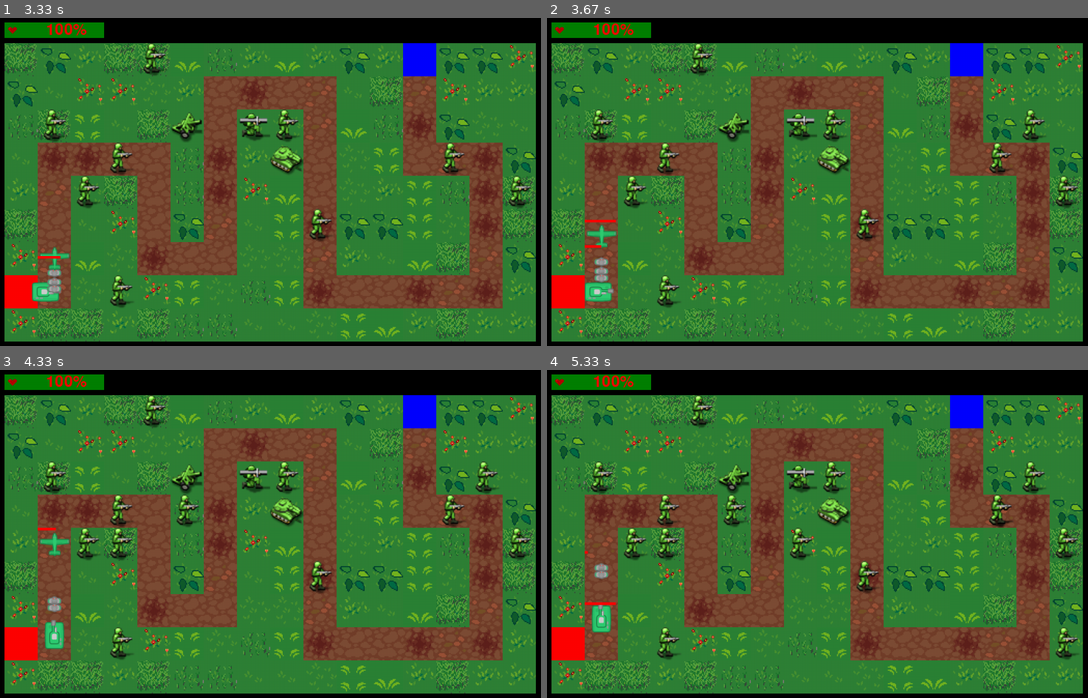
Above: before the commit, frames 1-4 (two rows, left to right).
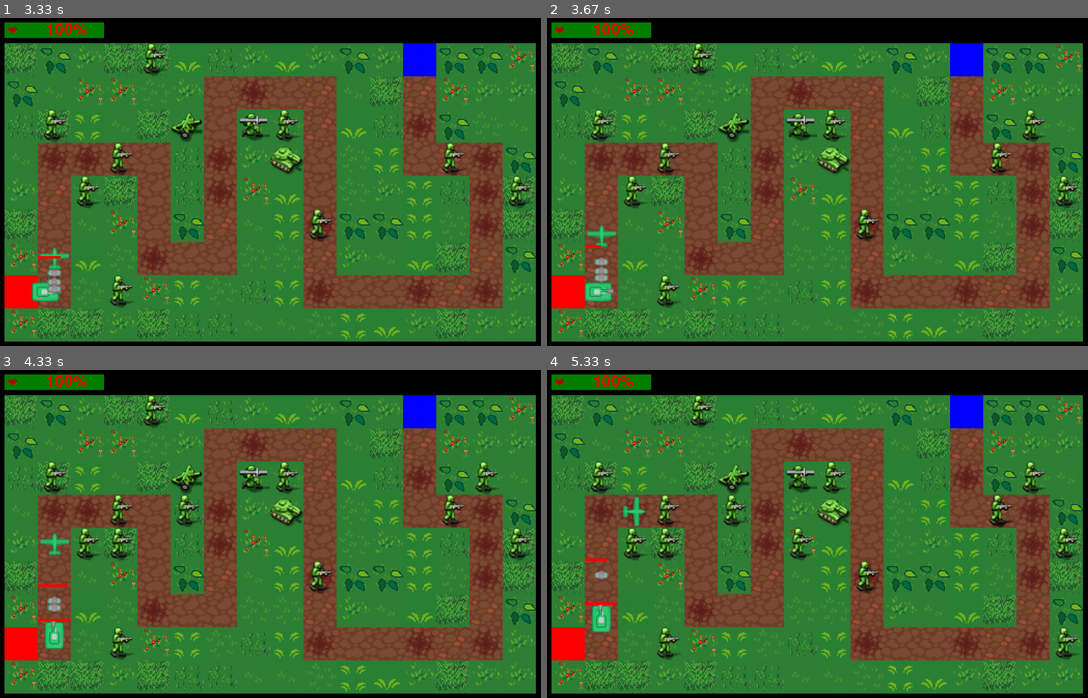
Above: after the commit, the same moments.

Repository: Eric-Guerra-Ribeiro/veik-defense
Game: pygame game, started from main.py
The game is run twice, just before and just after one commit, with the same random seed, the same clock (stepped at 60 frames per second) and the same inputs.
Inputs (mouse positions are in pixels of both pictures, inside the frame that each line leads up to):
- Up to frame 1 (3.33 s): tap Space at 0.33, 1.73, 2.03, 2.23 s; click (324, 227) at 0.72 s; click (113, 290) at 1.05 s; click (146, 67) at 1.38 s; click (81, 191) at 1.75 s; tap V at 1.82 s; click (297, 139) at 2.25 s; tap B at 2.32 s; click (454, 175) at 2.55 s; click (530, 195) at 2.88 s; click (113, 155) at 3.22 s
- Up to frame 2 (3.67 s): click (1017, 113) at 3.55 s
- Up to frame 3 (4.33 s): click (124, 534) at 3.88 s; click (173, 524) at 4.22 s
- Up to frame 4 (5.33 s): click (1006, 507) at 4.55 s; click (801, 540) at 4.88 s; click (1071, 645) at 5.22 s

Frame 1 is identical in both runs. In frame 2, less than 0.1% of the frame differs, in the area x 6-13%, y 61-63%; in frame 3, 0.1%; in frame 4, 0.3%, in the area x 6-19%, y 38-72%.

Commit message:
adding condition for not shooting

Diff:
--- a/tower.py
+++ b/tower.py
@@ -44,7 +44,7 @@
                 self.target = None
         if self.target is None:
             for troop in units:
-                if self.in_range(troop.cur_pos):
+                if self.in_range(troop.cur_pos) and troop.get_unit_type() not in self.cant_shoot:
                     self.target = troop
                     break
 
